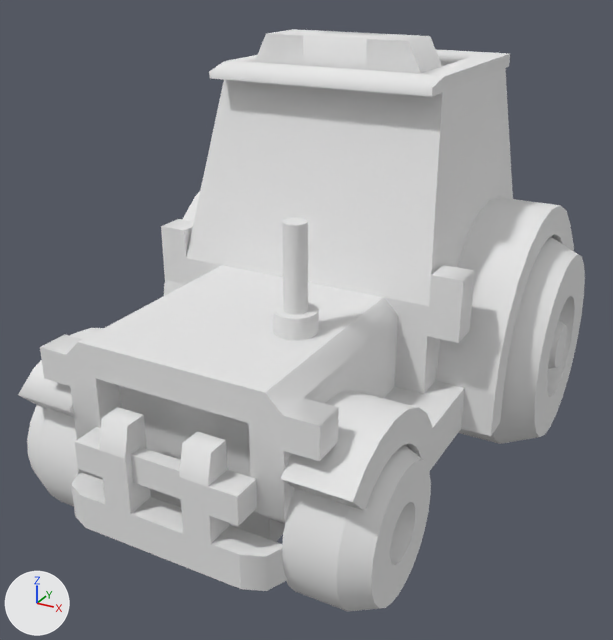
What one commit did to the OBJ model Assets/Assets/kenney_car-kit/Models/OBJ format/tractorPolice.obj.
One viewpoint serves both versions: a 50 mm lens placed at (1.42, -2.79, 1.9), pointed at (0.0, -0.2, 0.61). Arrows for +X, +Y and +Z are at lower left; the lights stay in place. The picture after the commit comes second. Where no turn or scale is listed for an object, it has been applied to the vertices.

In view in the first picture: 'tractorPolice'.
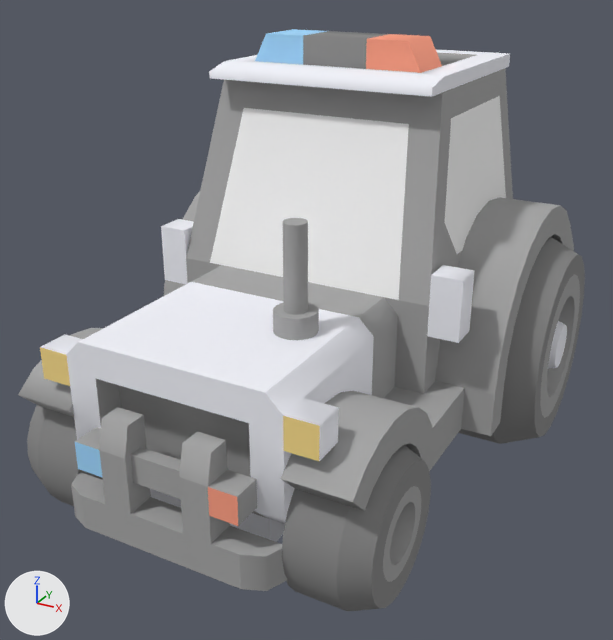
Pixel boxes [x1, y1, x2, y2] of what changed, in the pictures (613 x 640 px):
'tractorPolice', recoloured (white to grey)
    both: [18, 29, 585, 611]

The change, as a diff of the scene's bpy script:
```diff
--- a/Assets/Assets/kenney_car-kit/Models/OBJ format/tractorPolice.obj.py
+++ b/Assets/Assets/kenney_car-kit/Models/OBJ format/tractorPolice.obj.py
@@ mat_paintwhite @@
 mat_paintwhite = principled_material('paintWhite')
-mat_paintwhite.base_color = (0.8, 0.8, 0.8)  # white #e7e7e7
+mat_paintwhite.base_color = (0.898, 0.906, 0.969)  # white #f3f4fb
 mat_paintwhite.roughness = 1.0
@@ mat_plastic @@
 mat_plastic = principled_material('plastic')
-mat_plastic.base_color = (0.8, 0.8, 0.8)  # white #e7e7e7
+mat_plastic.base_color = (0.376, 0.376, 0.376)  # grey #a5a5a5
 mat_plastic.roughness = 1.0
@@ mat_window @@
 mat_window = principled_material('window')
-mat_window.base_color = (0.8, 0.8, 0.8)  # white #e7e7e7
+mat_window.base_color = (0.937, 0.937, 0.937)  # white #f8f8f8
 mat_window.roughness = 1.0
@@ mat_lightfront @@
 mat_lightfront = principled_material('lightFront')
-mat_lightfront.base_color = (0.8, 0.8, 0.8)  # white #e7e7e7
+mat_lightfront.base_color = (0.961, 0.725, 0.259)  # yellow #fbdd8b
 mat_lightfront.roughness = 1.0
@@ mat_lightback @@
 mat_lightback = principled_material('lightBack')
-mat_lightback.base_color = (0.8, 0.8, 0.8)  # white #e7e7e7
+mat_lightback.base_color = (1.0, 0.349, 0.227)  # beige #ff9f83
 mat_lightback.roughness = 1.0
@@ mat_lightblue @@
 mat_lightblue = principled_material('lightBlue')
-mat_lightblue.base_color = (0.8, 0.8, 0.8)  # white #e7e7e7
+mat_lightblue.base_color = (0.357, 0.694, 1.0)  # blue #a1d9ff
 mat_lightblue.roughness = 1.0
@@ mat_cartire @@
 mat_cartire = principled_material('carTire')
-mat_cartire.base_color = (0.8, 0.8, 0.8)  # white #e7e7e7
+mat_cartire.base_color = (0.239, 0.239, 0.239)  # grey #868686
 mat_cartire.roughness = 1.0
```
